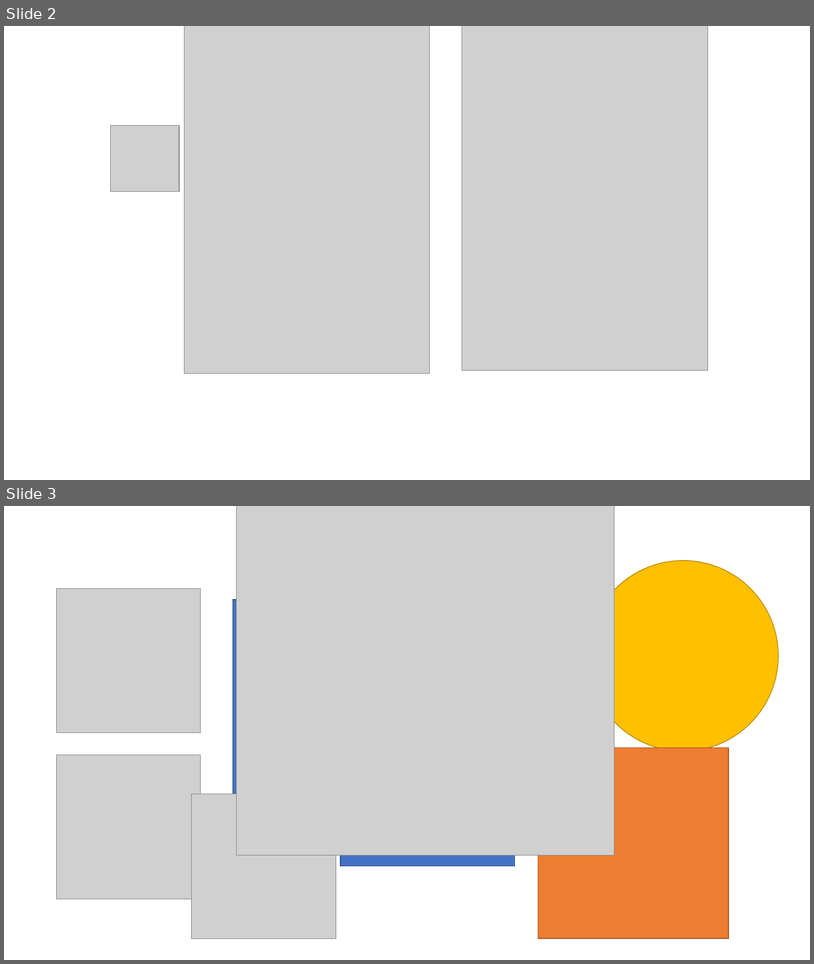
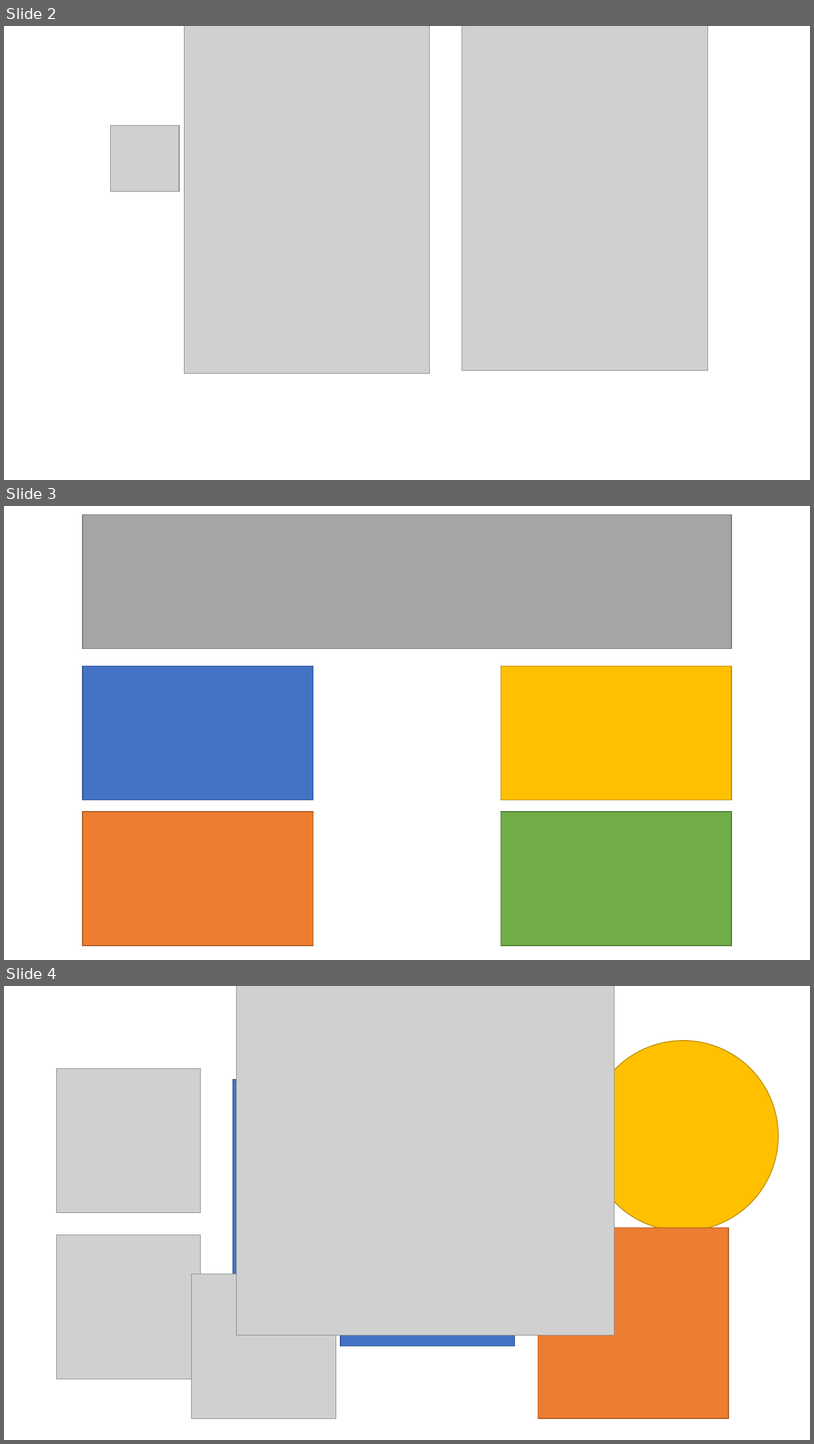
Before and after one commit to MosheBerger/quick-round, a slide deck: art/artPlanner.pptm. Shown one above the other, each under a label of ours: slides 2 and 3 before the commit, slides 2, 3 and 4 after it. The pictures are 814x964 and 814x1444 pixels, drawn with LibreOffice and Linux fonts; fonts in the diff are those of the drawing; grey boxes stand for pictures. Boxes give left, top, right and bottom in pixels: in the first picture for what was removed or moved away, otherwise in the second. Text is boxed around its words. In the diff, an @@ line names an element or a change of style, - is before the commit and + after.

```diff
--- a/art/artPlanner.pptm
+++ b/art/artPlanner.pptm
@@ slide 3 added at box(4, 506, 810, 960), background #FFFFFF @@
@@ rectangle added at box(83, 514, 732, 648), fill #A5A5A5, outline #7A7A7A 1 pt @@
@@ rectangle added at box(83, 666, 313, 799), fill #4472C4, outline #325491 1 pt @@
@@ rectangle added at box(501, 666, 732, 799), fill #FFC000, outline #BD8E00 1 pt @@
@@ rectangle added at box(83, 811, 313, 945), fill #ED7D31, outline #AF5C24 1 pt @@
@@ rectangle added at box(501, 811, 732, 945), fill #70AD47, outline #538035 1 pt @@
@@ what was slide 3 is now slide 4 @@
```
